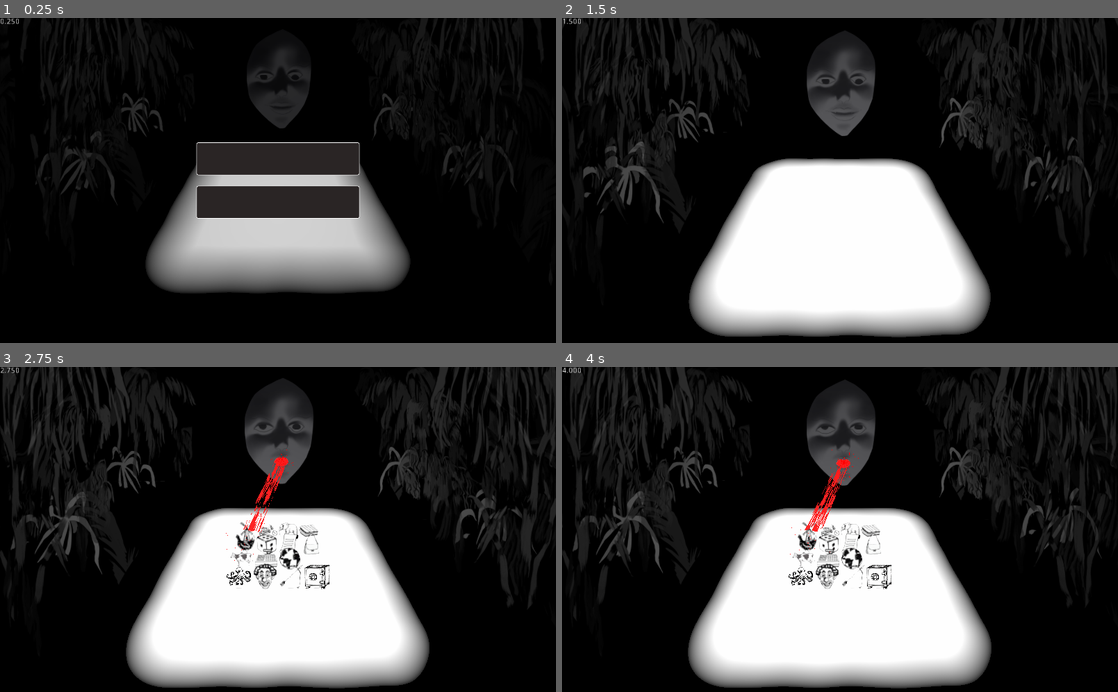
Above: before the commit, frames 1-4 (two rows, left to right).
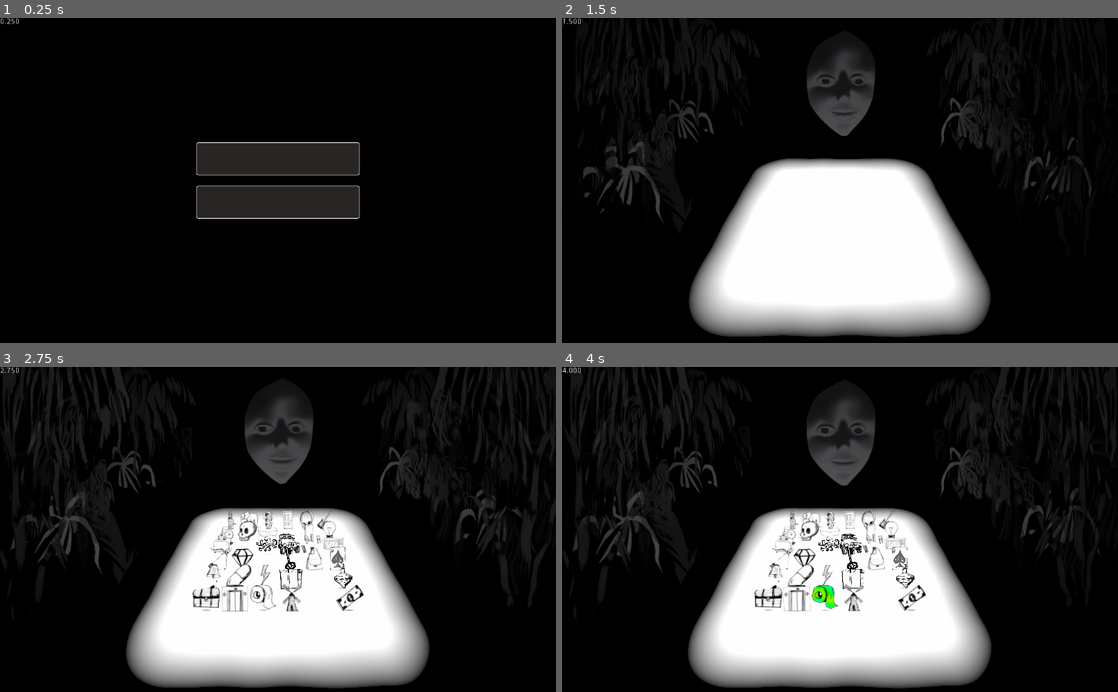
Above: after the commit, the same moments.

Repository: BoringStudio/Golova
Game: Godot game, scene res://game.tscn
Same seed, same stepped clock (60 frames per second), same inputs: the game is played once before the commit and once after it.
Inputs (mouse positions are in pixels of both pictures, inside the frame that each line leads up to):
- Up to frame 1 (0.25 s): no input
- Up to frame 2 (1.5 s): click "Start" at 0.5 s; move the mouse to (962, 164) at 1.27 s; press the mouse at (962, 164) at 1.28 s; hold Right (move_right) from 1.28 s (still down)
- Up to frame 3 (2.75 s): move the mouse to (166, 545) at 2.02 s; release Right (move_right) at 2.03 s; release the mouse at (166, 545) at 2.03 s; hold S (move_back) from 2.03 s (still down); click (166, 545) at 2.1 s
- Up to frame 4 (4 s): move the mouse to (895, 458) at 2.77 s; release S (move_back) at 2.78 s; press the mouse at (895, 458) at 2.78 s; hold Right (move_right) 2.78-3.53 s; move the mouse to (812, 594) at 3.52 s; release the mouse at (812, 594) at 3.53 s; hold W (move_forward) from 3.53 s (still down); click (812, 594) at 3.6 s

The runs differ from the first frame. In frame 1, 15% of the frame differs, in the area x 6-94%, y 0-85%; in frame 2, 4.1%; in frame 3, 7.3%; in frame 4, 6.6%.

Commit message:
Nearly finish

Diff:
--- a/game.gd
+++ b/game.gd
@@ -13,6 +13,8 @@
 		solution = "Living things",
 		variants = [{
 			sequence = [Item.Chicken, Item.Elephant, Item.Octopus, Item.Clown, Item.Cow],
+			exclude = [Item.Cat, Item.Crab],
+			hint = null,
 			rows = 4,
 			cols = 4,
 			empty_cells = 0
@@ -22,18 +24,22 @@
 		solution = "Things you can theoretically fit in your mouth",
 		variants = [{
 			sequence = [Item.Cockroach, Item.Dice, Item.Lipstick, Item.Money, Item.Eye],
-			hint = "You can't eat what I can. I can eat what you can",
+			exclude = [Item.Cat, Item.Crab, Item.Lamp, Item.Domino, Item.Paper, Item.Key, Item.Pill, Item.Lighter, Item.Compass, Item.Egg, Item.ChessPiece, Item.Nose, Item.Ladybug, Item.Strawberry, Item.AceOfSpades],
+			hint = "You can't eat what I can.\nI can eat what you can.",
 			rows = 5,
 			cols = 5,
 			empty_cells = 4,
 		}, {
 			sequence = [Item.Pill, Item.Lighter, Item.Compass, Item.Egg, Item.ChessPiece],
-			hint = "Big desires and small mouths",
+			exclude = [Item.Cat, Item.Crab, Item.Lamp, Item.Domino, Item.Paper, Item.Key, Item.Cockroach, Item.Dice, Item.Lipstick, Item.Money, Item.Eye, Item.Nose, Item.Ladybug, Item.Strawberry, Item.AceOfSpades],
+			hint = "Big desires and small mouths.",
 			rows = 5,
 			cols = 5,
 			empty_cells = 4,
 		}, {
 			sequence = [Item.Nose, Item.Ladybug, Item.Strawberry, Item.AceOfSpades],
+			exclude = [Item.Cat, Item.Crab, Item.Lamp, Item.Domino, Item.Paper, Item.Key, Item.Cockroach, Item.Dice, Item.Lipstick, Item.Money, Item.Eye, Item.Pill, Item.Lighter, Item.Compass, Item.Egg, Item.ChessPiece],
+			hint = null,
 			rows = 5,
 			cols = 5,
 			empty_cells = 4,
@@ -43,18 +49,22 @@
 		solution = "Things you can open",
 		variants = [{
 			sequence = [Item.Eye, Item.Microwave, Item.Ambrella, Item.Chest, Item.BeerBottle, Item.Car],
-			hint = "You can't get out until you touch the knob",
+			exclude = [Item.Cat, Item.Crab, Item.Lock, Item.CashMachine, Item.Helicopter, Item.WindMill, Item.Mouth, Item.Elevator, Item.Camera, Item.Safe, Item.Bag, Item.Refrigirator, Item.Door, Item.Prezent, Item.Car, Item.WashingMachine],
+			hint = "You can't get out until you touch the knob.",
 			rows = 5,
 			cols = 5,
 			empty_cells = 4,
 		}, {
 			sequence = [Item.Mouth, Item.Elevator, Item.Camera, Item.Safe, Item.Bag, Item.Refrigirator],
-			hint = "Don't close all the doors behind you. Sometimes you have to come back",
+			exclude = [Item.Cat, Item.Crab, Item.Lock, Item.CashMachine, Item.Helicopter, Item.WindMill, Item.Eye, Item.Microwave, Item.Ambrella, Item.Chest, Item.BeerBottle, Item.Car, Item.Door, Item.Prezent, Item.Car, Item.WashingMachine],
+			hint = "Don't close all the doors behind you.\nSometimes you have to come back.",
 			rows = 5,
 			cols = 5,
 			empty_cells = 4,
 		}, {
 			sequence = [Item.Door, Item.Prezent, Item.Car, Item.WashingMachine],
+			exclude = [Item.Cat, Item.Crab, Item.Lock, Item.CashMachine, Item.Helicopter, Item.WindMill, Item.Mouth, Item.Elevator, Item.Camera, Item.Safe, Item.Bag, Item.Refrigirator, Item.Eye, Item.Microwave, Item.Ambrella, Item.Chest, Item.BeerBottle, Item.Car],
+			hint = null,
 			rows = 5,
 			cols = 5,
 			empty_cells = 4,
@@ -64,18 +74,22 @@
 		solution = "Rotating things",
 		variants = [{
 			sequence = [Item.MerryGoRound, Item.Planet, Item.Bike, Item.Clock, Item.WashingMachine, Item.Revolver],
-			hint = "I ate Jupiter for breakfast. And now my stomach is twisting",
+			exclude = [Item.Cat, Item.Crab, Item.Lighter, Item.OfficeChair, Item.Lipstick, Item.Cannon, Item.Lighthouse, Item.Helicopter, Item.Drill, Item.Compass, Item.CorkScrew, Item.Wheel, Item.SpinningTop, Item.WheelChair, Item.WindMill, Item.ToiletPaper],
+			hint = "I ate Jupiter for breakfast.\nAnd now my stomach is twisting.",
 			rows = 6,
 			cols = 6,
 			empty_cells = 4,
 		}, {
 			sequence = [Item.Lighthouse, Item.Helicopter, Item.Drill, Item.Compass, Item.CorkScrew, Item.Wheel],
-			hint = "Don't look too long before you eat it. It can be hypnotizing",
+			exclude = [Item.Cat, Item.Crab, Item.Lighter, Item.OfficeChair, Item.Lipstick, Item.Cannon, Item.MerryGoRound, Item.Planet, Item.Bike, Item.Clock, Item.WashingMachine, Item.Revolver, Item.SpinningTop, Item.WheelChair, Item.WindMill, Item.ToiletPaper],
+			hint = "Don't look too long before you eat it.\nIt can be hypnotizing.",
 			rows = 6,
 			cols = 6,
 			empty_cells = 4,
 		}, {
 			sequence = [Item.SpinningTop, Item.WheelChair, Item.WindMill, Item.ToiletPaper],
+			exclude = [Item.Cat, Item.Crab, Item.Lighter, Item.OfficeChair, Item.Lipstick, Item.Cannon, Item.MerryGoRound, Item.Planet, Item.Bike, Item.Clock, Item.WashingMachine, Item.Revolver, Item.Lighthouse, Item.Helicopter, Item.Drill, Item.Compass, Item.CorkScrew, Item.Wheel],
+			hint = null,
 			rows = 6,
 			cols = 6,
 			empty_cells = 4,
@@ -89,9 +103,11 @@
 onready var _camera = $Camera
 onready var _camera_target = $CameraTarget
 onready var _music = $Music
+onready var _idle_music = $IdleMusic
 onready var _main_menu = $CanvasLayer/MainMenu
 onready var _pause_menu = $CanvasLayer/PauseMenu
 onready var _animation: AnimationPlayer = $AnimationPlayer
+onready var _hint: Label3D = $StaticBody/Hint
 
 export(float) var item_width = 1.0
 export(float) var item_height = 1.0
@@ -100,8 +116,8 @@
 export(int) var empty_cell_count = 4
 export(Array, Item) var sequence = []
 
-var _current_level = 0
-var _current_variant = 0
+var _current_level = 3
+var _current_variant = 2
 var _ui_state = UiState.Menu
 var _eaten_cell: Cell = null
 var _last_marked_cell: Cell = null
@@ -131,7 +147,7 @@
 
 
 func _on_animation_finished(anim):
-	if anim == "fade_in":
+	if anim == "fade_in" or anim == "show_hint" or anim == "win":
 		_head_timer.start()
 		_regenerate()
 
@@ -200,6 +216,8 @@
 	rows = variant.rows
 	cols = variant.cols
 	empty_cell_count = variant.empty_cells
+	var exclude = variant.exclude
+	_hint.text = variant.hint if variant.hint != null else ""
 
 	if rows == 0 or cols == 0:
 		return
@@ -215,7 +233,7 @@
 
 	var other_cells: Array = []
 	for i in range(Item.MAX):
-		if sequence.find(i) < 0:
+		if sequence.find(i) < 0 and exclude.find(i) < 0:
 			other_cells.append(i)
 
 	randomize()
@@ -247,7 +265,8 @@
 		return
 
 	if not _music.playing:
-		_music.play();
+		_idle_music.stop()
+		_music.play()
 
 	var next_seq_idx = 0
 	var cell_to_eat = null
@@ -282,21 +301,40 @@
 	_eaten_cell = null
 	if sequence.empty():
 		_focus_eyes(_camera)
-		#_head.make_angry()
+		_head.make_angry()
 
 		var current_level = LEVELS[_current_level]
+		var variant = current_level.variants[_current_variant]
+
+		var victory = damage >= 3
+		if victory:
+			_current_variant = 1000
+
 		if _current_variant + 1 < current_level.variants.size():
 			_current_variant += 1
 		elif _current_level + 1 < LEVELS.size():
 			_current_level += 1
 			_current_variant = 0
 		else:
-			pass
-
-		_head._set_damage(0)
-		_regenerate()
-
-	_head_timer.start()
+			_clear_field()
+			_animation.play("final")
+			return
+
+		_clear_field()
+
+		if variant.hint != null and not victory:
+			_head._set_damage(0)
+			_animation.play("show_hint")
+		else:
+			var timer = get_tree().create_timer(2.5)
+			timer.connect("timeout", self, "_on_restore_health")
+			_animation.play("win")
+	else:
+		_head_timer.start()
+
+
+func _on_restore_health():
+	_head._set_damage(0)
 
 
 func _focus_eyes(target: Spatial):
--- a/game.tscn
+++ b/game.tscn
@@ -26,6 +26,8 @@
 [ext_resource path="res://materials/cell_particles_material.tres" type="Material" id=24]
 [ext_resource path="res://materials/head_particles_material.tres" type="Material" id=25]
 [ext_resource path="res://materials/ray_material.tres" type="Material" id=26]
+[ext_resource path="res://ui/Deathridge Demo.ttf" type="DynamicFontData" id=27]
+[ext_resource path="res://audio/start.mp3" type="AudioStream" id=28]
 
 [sub_resource type="BoxShape" id=1]
 extents = Vector3( 1000, 1, 1000 )
@@ -33,6 +35,10 @@
 [sub_resource type="PlaneMesh" id=2]
 material = ExtResource( 1 )
 size = Vector2( 10, 10 )
+
+[sub_resource type="DynamicFont" id=25]
+size = 60
+font_data = ExtResource( 27 )
 
 [sub_resource type="Animation" id=6]
 length = 0.001
@@ -852,6 +858,42 @@
 "update": 0,
 "values": [ Vector3( 0, 0, 0 ) ]
 }
+tracks/2/type = "value"
+tracks/2/path = NodePath("StaticBody/Hint:visible")
+tracks/2/interp = 1
+tracks/2/loop_wrap = true
+tracks/2/imported = false
+tracks/2/enabled = true
+tracks/2/keys = {
+"times": PoolRealArray( 0 ),
+"transitions": PoolRealArray( 1 ),
+"update": 0,
+"values": [ false ]
+}
+tracks/3/type = "value"
+tracks/3/path = NodePath("Head:translation")
+tracks/3/interp = 1
+tracks/3/loop_wrap = true
+tracks/3/imported = false
+tracks/3/enabled = true
+tracks/3/keys = {
+"times": PoolRealArray( 0 ),
+"transitions": PoolRealArray( 1 ),
+"update": 0,
+"values": [ Vector3( 0, 0.436645, -6.94342 ) ]
+}
+tracks/4/type = "value"
+tracks/4/path = NodePath("Music:volume_db")
+tracks/4/interp = 1
+tracks/4/loop_wrap = true
+tracks/4/imported = false
+tracks/4/enabled = true
+tracks/4/keys = {
+"times": PoolRealArray( 0 ),
+"transitions": PoolRealArray( 1 ),
+"update": 0,
+"values": [ -10.0 ]
+}
 
 [sub_resource type="Animation" id=9]
 resource_name = "fade_in"
@@ -880,6 +922,90 @@
 "values": [ Vector3( 0, -19.2864, 0 ), Vector3( 0, 0, 0 ) ]
 }
 
+[sub_resource type="Animation" id=28]
+resource_name = "final"
+length = 5.0
+tracks/0/type = "value"
+tracks/0/path = NodePath("Head:translation")
+tracks/0/interp = 1
+tracks/0/loop_wrap = true
+tracks/0/imported = false
+tracks/0/enabled = true
+tracks/0/keys = {
+"times": PoolRealArray( 0, 2, 5 ),
+"transitions": PoolRealArray( 1, 1, 1 ),
+"update": 0,
+"values": [ Vector3( 0, 0.436645, -6.94342 ), Vector3( 0, 0.436645, -6.94342 ), Vector3( 0, 11.6704, -17.8634 ) ]
+}
+tracks/1/type = "value"
+tracks/1/path = NodePath("Lights:translation")
+tracks/1/interp = 1
+tracks/1/loop_wrap = true
+tracks/1/imported = false
+tracks/1/enabled = true
+tracks/1/keys = {
+"times": PoolRealArray( 0, 2, 3.7 ),
+"transitions": PoolRealArray( 1, 1, 1 ),
+"update": 0,
+"values": [ Vector3( 0, 0, 0 ), Vector3( 0, 0, 0 ), Vector3( 0, -23.5329, 0 ) ]
+}
+tracks/2/type = "value"
+tracks/2/path = NodePath("Camera:translation")
+tracks/2/interp = 1
+tracks/2/loop_wrap = true
+tracks/2/imported = false
+tracks/2/enabled = true
+tracks/2/keys = {
+"times": PoolRealArray( 0, 2, 3.7 ),
+"transitions": PoolRealArray( 1, 1, 1 ),
+"update": 0,
+"values": [ Vector3( 0, 7, 7.47334 ), Vector3( 0, 7, 7.47334 ), Vector3( 0, 7, 12.4197 ) ]
+}
+tracks/3/type = "value"
+tracks/3/path = NodePath("Music:volume_db")
+tracks/3/interp = 2
+tracks/3/loop_wrap = true
+tracks/3/imported = false
+tracks/3/enabled = true
+tracks/3/keys = {
+"times": PoolRealArray( 2, 3.7 ),
+"transitions": PoolRealArray( 1, 1 ),
+"update": 0,
+"values": [ -10.0, -80.0 ]
+}
+
+[sub_resource type="Animation" id=26]
+resource_name = "show_hint"
+length = 5.0
+tracks/0/type = "value"
+tracks/0/path = NodePath("StaticBody/Hint:visible")
+tracks/0/interp = 1
+tracks/0/loop_wrap = true
+tracks/0/imported = false
+tracks/0/enabled = true
+tracks/0/keys = {
+"times": PoolRealArray( 0, 5 ),
+"transitions": PoolRealArray( 1, 1 ),
+"update": 1,
+"values": [ true, false ]
+}
+
+[sub_resource type="Animation" id=27]
+resource_name = "win"
+length = 5.0
+tracks/0/type = "value"
+tracks/0/path = NodePath("Head:translation")
+tracks/0/interp = 1
+tracks/0/loop_wrap = true
+tracks/0/imported = false
+tracks/0/enabled = true
+tracks/0/keys = {
+"times": PoolRealArray( 0, 2.4, 5 ),
+"transitions": PoolRealArray( 1, 1, 1 ),
+"update": 0,
+"values": [ Vector3( 0, 0.436645, -6.94342 ), Vector3( 0, 0.436645, -18.0735 ), Vector3( 0, 0.436645, -6.94342 ) ]
+}
+
 [sub_resource type="SpatialMaterial" id=20]
 flags_do_not_receive_shadows = true
 flags_disable_ambient_light = true
@@ -925,6 +1051,14 @@
 [node name="MeshInstance" type="MeshInstance" parent="StaticBody"]
 mesh = SubResource( 2 )
 
+[node name="Hint" type="Label3D" parent="StaticBody"]
+transform = Transform( 1, 0, 0, 0, -4.37114e-08, 1, 0, -1, -4.37114e-08, 0, 0.01, 0 )
+visible = false
+render_priority = 10
+modulate = Color( 0, 0, 0, 1 )
+text = "Hello world"
+font = SubResource( 25 )
+
 [node name="Head" parent="." instance=ExtResource( 6 )]
 transform = Transform( 1, 0, 0, 0, 1, 0, 0, 0, 1, 0, 0.436645, -6.94342 )
 eye_target = NodePath("../CameraTarget")
@@ -1126,6 +1260,12 @@
 
 [node name="Music" type="AudioStreamPlayer" parent="."]
 stream = ExtResource( 21 )
+volume_db = -10.0
+
+[node name="IdleMusic" type="AudioStreamPlayer" parent="."]
+stream = ExtResource( 28 )
+volume_db = -10.0
+autoplay = true
 
 [node name="Label" type="Label" parent="."]
 margin_right = 40.0
@@ -1134,8 +1274,12 @@
 script = ExtResource( 22 )
 
 [node name="AnimationPlayer" type="AnimationPlayer" parent="."]
+autoplay = "fade_in"
 anims/RESET = SubResource( 10 )
 anims/fade_in = SubResource( 9 )
+anims/final = SubResource( 28 )
+anims/show_hint = SubResource( 26 )
+anims/win = SubResource( 27 )
 
 [node name="CanvasLayer" type="CanvasLayer" parent="."]
 
@@ -1148,6 +1292,7 @@
 [node name="Timers" type="Spatial" parent="."]
 
 [node name="Head" type="Timer" parent="Timers"]
+wait_time = 10.0
 one_shot = true
 
 [node name="Precompiled" type="Spatial" parent="."]
--- a/prefabs/cell.tscn
+++ b/prefabs/cell.tscn
@@ -54,3 +54,5 @@
 visibility_aabb = AABB( -0.843786, -0.813797, -0.936513, 1.68757, 1.62759, 1.87303 )
 process_material = ExtResource( 5 )
 draw_pass_1 = SubResource( 4 )
+
+[node name="AudioStreamPlayer3D" type="AudioStreamPlayer3D" parent="."]
--- a/prefabs/head.tscn
+++ b/prefabs/head.tscn
@@ -312,7 +312,4 @@
 visible = false
 
 [node name="Audio" type="AudioStreamPlayer" parent="."]
-
-[node name="OmniLight" type="OmniLight" parent="."]
-transform = Transform( 1, 0, 0, 0, 1, 0, 0, 0, 1, 0, 11.3981, 8.51255 )
-omni_range = 33.0226
+volume_db = -10.0
Not shown, added: audio/start.mp3.import
Not shown, added: audio/touch1.mp3.import
Not shown, added: audio/touch2.mp3.import
Not shown, added: audio/touch3.mp3.import
Not shown, added: audio/touch4.mp3.import
Not shown, added: audio/touch5.mp3.import
Not shown, added: audio/words/Ambrella.mp3.import
Not shown, added: audio/words/BeerBottle.mp3.import
Not shown, added: audio/words/Can.mp3.import
Not shown, added: audio/words/Chest.mp3.import
Not shown, added: audio/words/Door.mp3.import
Not shown, added: audio/words/Lock.mp3.import
(and 11 more such lines)
